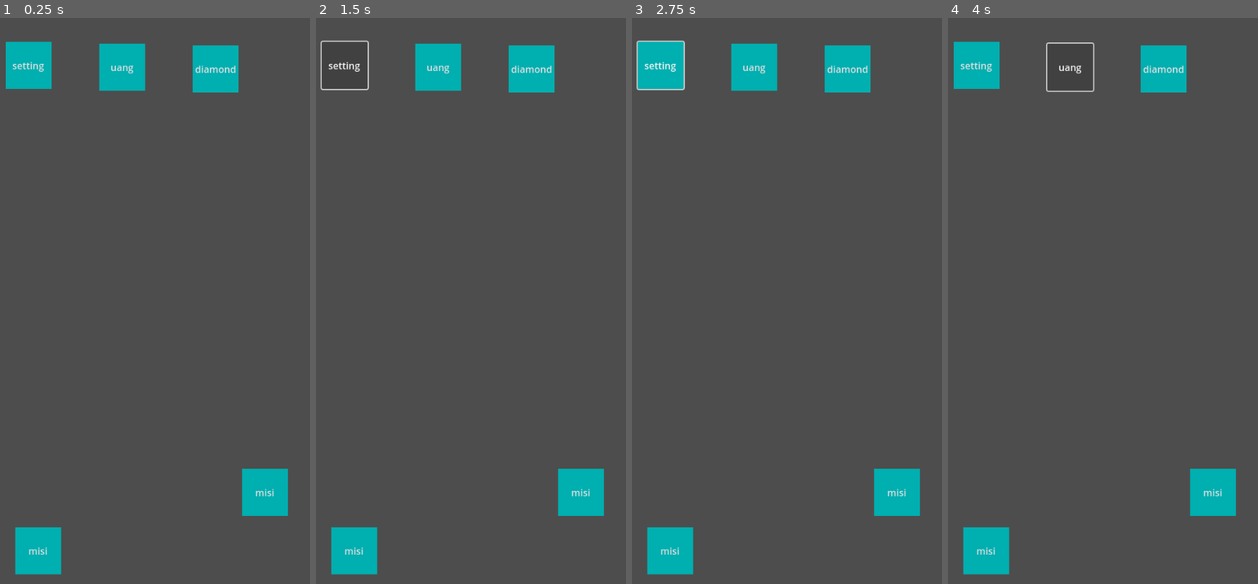
Above: before the commit, frames 1-4 (left to right).
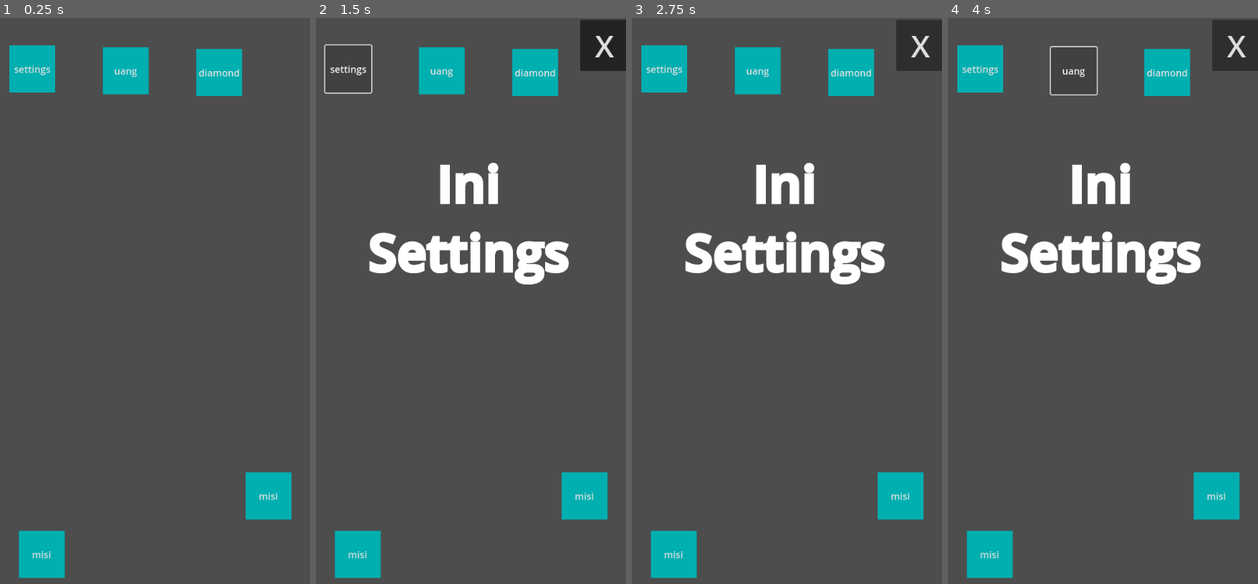
Above: after the commit, the same moments.

Repository: raihanakbr/furry-project
Game: Godot game, scene res://Scenes/Scene.tscn
Two runs of this game, one before a commit and one after it. Both use one fixed random seed, a clock stepped at 60 frames per second and the inputs below. Before the commit the project starts from res://Scenes/gayming.tscn.
Inputs (mouse positions are in pixels of both pictures, inside the frame that each line leads up to):
- Up to frame 1 (0.25 s): no input
- Up to frame 2 (1.5 s): click (343, 63) at 0.5 s, where only the run before the commit has a clickable "setting"; click (347, 68) at 1.25 s, where only the run after the commit has a clickable "settings"
- Up to frame 3 (2.75 s): click (920, 46) at 2 s, where only the run after the commit has a clickable "X"
- Up to frame 4 (4 s): click "diamond" at 2.75 s; click "uang" at 3.5 s

The runs differ from the first frame. In frame 1, 2.5% of the frame differs, in the area x 1-94%, y 4-99%; in frame 2, 7.6%; in frame 3, 7.7%, in the area x 1-100%, y 0-99%; in frame 4, 7.5%.

Commit message:
bisa buka tutup setting anjir

Diff:
--- /dev/null
+++ b/Scenes/Scene.tscn
@@ -0,0 +1,11 @@
+[gd_scene load_steps=2 format=3 uid="uid://bu3foh7rt1xdw"]
+
+[ext_resource type="PackedScene" uid="uid://d0uqee38k3rk5" path="res://Scenes/UI/UI.tscn" id="1_cqrkc"]
+
+[node name="Node2D" type="Node2D"]
+
+[node name="Control" parent="." instance=ExtResource("1_cqrkc")]
+offset_left = 6.0
+offset_top = 6.0
+offset_right = 6.0
+offset_bottom = 6.0
--- /dev/null
+++ b/Scenes/UI/Settings/settings.gd
@@ -0,0 +1,15 @@
+extends Control
+
+
+# Called when the node enters the scene tree for the first time.
+func _ready() -> void:
+	pass # Replace with function body.
+
+
+# Called every frame. 'delta' is the elapsed time since the previous frame.
+func _process(delta: float) -> void:
+	pass
+
+
+func _on_close_button_pressed() -> void:
+	queue_free()
--- /dev/null
+++ b/Scenes/UI/Settings/settings.tscn
@@ -0,0 +1,52 @@
+[gd_scene load_steps=4 format=3 uid="uid://bffewm85grktk"]
+
+[ext_resource type="Script" path="res://Scenes/UI/Settings/settings.gd" id="1_6cghw"]
+
+[sub_resource type="StyleBoxFlat" id="StyleBoxFlat_yoa43"]
+
+[sub_resource type="GDScript" id="GDScript_i72n1"]
+script/source = "extends Button
+
+
+
+"
+
+[node name="Settings" type="Control"]
+layout_mode = 3
+anchors_preset = 15
+anchor_right = 1.0
+anchor_bottom = 1.0
+grow_horizontal = 2
+grow_vertical = 2
+script = ExtResource("1_6cghw")
+
+[node name="Panel" type="Panel" parent="."]
+layout_mode = 1
+anchors_preset = 15
+anchor_right = 1.0
+anchor_bottom = 1.0
+grow_horizontal = 2
+grow_vertical = 2
+theme_override_styles/panel = SubResource("StyleBoxFlat_yoa43")
+
+[node name="RichTextLabel" type="RichTextLabel" parent="Panel"]
+layout_mode = 0
+offset_top = 216.0
+offset_right = 536.0
+offset_bottom = 562.0
+bbcode_enabled = true
+text = "[font_size=84][center][b]Ini
+Settings[/b][/center][/font_size]
+"
+
+[node name="CloseButton" type="Button" parent="Panel"]
+layout_mode = 0
+offset_left = 457.0
+offset_top = -3.0
+offset_right = 540.0
+offset_bottom = 83.0
+theme_override_font_sizes/font_size = 51
+text = "X"
+script = SubResource("GDScript_i72n1")
+
+[connection signal="pressed" from="Panel/CloseButton" to="." method="_on_close_button_pressed"]
--- a/Scenes/UI/buttongayming.tscn
+++ b/Scenes/UI/UI.tscn
@@ -1,26 +1,31 @@
-[gd_scene load_steps=2 format=3 uid="uid://d0uqee38k3rk5"]
+[gd_scene load_steps=4 format=3 uid="uid://d0uqee38k3rk5"]
+
+[ext_resource type="Script" path="res://Scenes/UI/ui.gd" id="1_0d6d5"]
+[ext_resource type="PackedScene" uid="uid://bffewm85grktk" path="res://Scenes/UI/Settings/settings.tscn" id="2_41nwx"]
 
 [sub_resource type="StyleBoxFlat" id="StyleBoxFlat_cc6n2"]
 bg_color = Color(0, 0.685938, 0.691531, 1)
 
-[node name="Control" type="Control"]
+[node name="UI" type="Control"]
 layout_mode = 3
 anchors_preset = 15
 anchor_right = 1.0
 anchor_bottom = 1.0
 grow_horizontal = 2
 grow_vertical = 2
+script = ExtResource("1_0d6d5")
 
-[node name="Button" type="Button" parent="."]
+[node name="SettingsButton" type="Button" parent="."]
 layout_mode = 0
 offset_left = 29.0
 offset_top = 40.0
 offset_right = 106.0
 offset_bottom = 119.0
 theme_override_styles/normal = SubResource("StyleBoxFlat_cc6n2")
-text = "setting"
+text = "settings"
 
 [node name="Button2" type="Button" parent="."]
+layout_mode = 0
 offset_left = 343.0
 offset_top = 46.0
 offset_right = 420.0
@@ -30,6 +35,7 @@
 "
 
 [node name="Button3" type="Button" parent="."]
+layout_mode = 0
 offset_left = 186.0
 offset_top = 43.0
 offset_right = 263.0
@@ -38,6 +44,7 @@
 text = "uang"
 
 [node name="Button4" type="Button" parent="."]
+layout_mode = 0
 offset_left = 45.0
 offset_top = 854.0
 offset_right = 122.0
@@ -46,9 +53,16 @@
 text = "misi"
 
 [node name="Button5" type="Button" parent="."]
+layout_mode = 0
 offset_left = 426.0
 offset_top = 756.0
 offset_right = 503.0
 offset_bottom = 835.0
 theme_override_styles/normal = SubResource("StyleBoxFlat_cc6n2")
 text = "misi"
+
+[node name="Settings" parent="." instance=ExtResource("2_41nwx")]
+visible = false
+layout_mode = 1
+
+[connection signal="pressed" from="SettingsButton" to="." method="_on_settings_button_pressed"]
--- /dev/null
+++ b/Scenes/UI/ui.gd
@@ -0,0 +1,17 @@
+extends Control
+
+
+# Called when the node enters the scene tree for the first time.
+func _ready() -> void:
+	pass # Replace with function body.
+
+
+# Called every frame. 'delta' is the elapsed time since the previous frame.
+func _process(delta: float) -> void:
+	pass
+
+
+func _on_settings_button_pressed() -> void:
+	var settings_scene = preload("res://Scenes/UI/Settings/settings.tscn")
+	var instance = settings_scene.instantiate()
+	add_child(instance)
--- a/Scenes/gayming.tscn
+++ /dev/null
@@ -1,7 +0,0 @@
-[gd_scene load_steps=2 format=3 uid="uid://bu3foh7rt1xdw"]
-
-[ext_resource type="PackedScene" uid="uid://d0uqee38k3rk5" path="res://Scenes/UI/buttongayming.tscn" id="1_f6jth"]
-
-[node name="Node2D" type="Node2D"]
-
-[node name="Control" parent="." instance=ExtResource("1_f6jth")]
--- a/project.godot
+++ b/project.godot
@@ -11,7 +11,7 @@
 [application]
 
 config/name="furry-project-69"
-run/main_scene="res://Scenes/gayming.tscn"
+run/main_scene="res://Scenes/Scene.tscn"
 config/features=PackedStringArray("4.3", "Mobile")
 config/icon="res://icon.svg"
 
